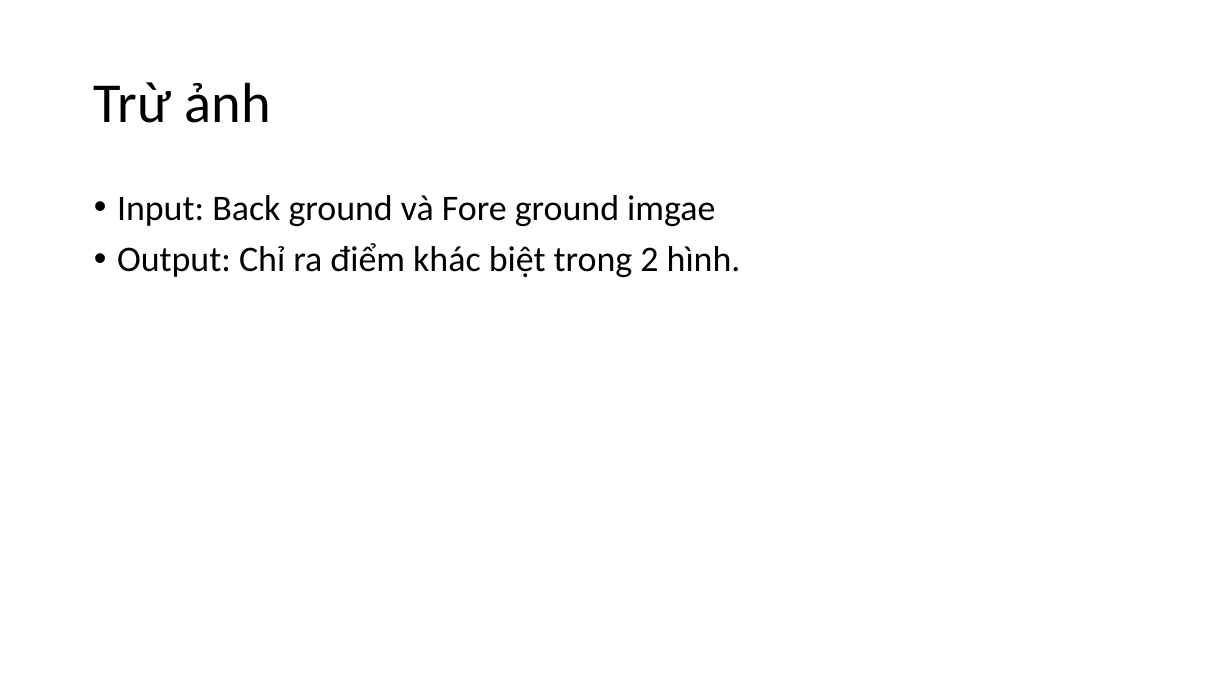
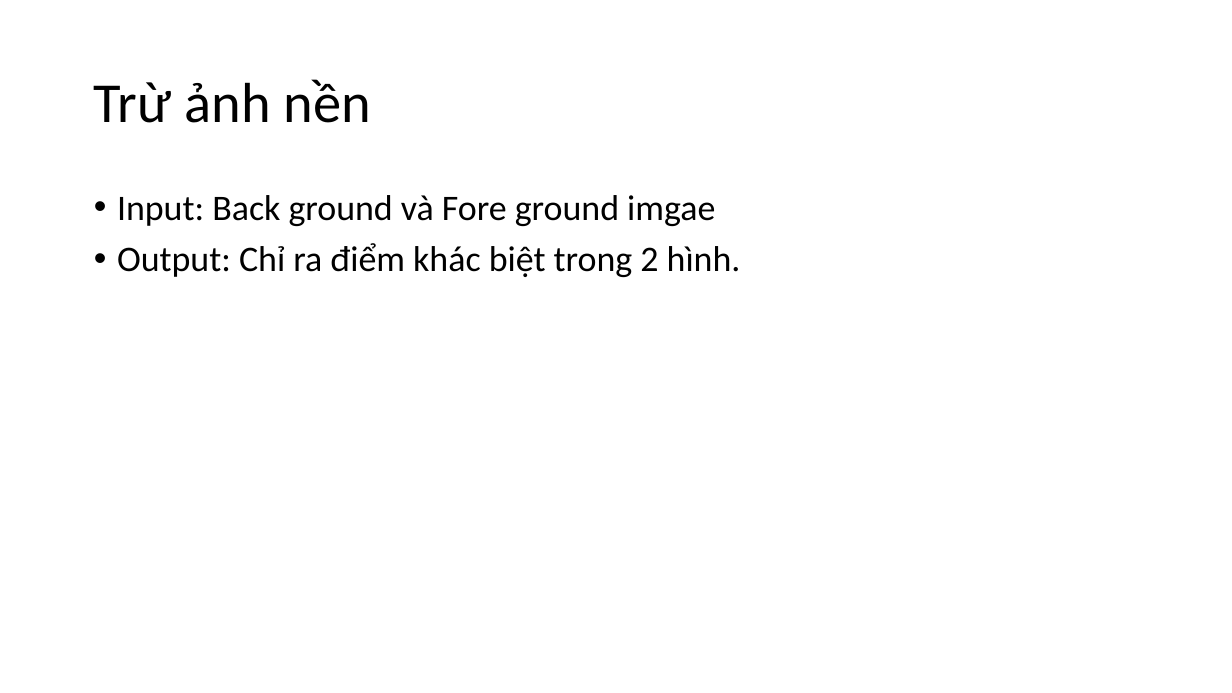
Before and after one commit to levinhhoang16/PyOpenCVCourse, a slide deck: slide 32 of Lecture/OpenCVCoban.pptx. Drawn at 1232x693 pixels with LibreOffice and Linux fonts; fonts in the diff are those of the drawing. Boxes give left, top, right and bottom in pixels: in the first picture for what was removed or moved away, otherwise in the second. Text is boxed around its words. In the diff, an @@ line names an element or a change of style, - is before the commit and + after.

Commit message:
Update Lecture

```diff
--- a/Lecture/OpenCVCoban.pptx
+++ b/Lecture/OpenCVCoban.pptx
@@ title at box(94, 79, 370, 123): text changed @@
-Trừ ảnh
+Trừ ảnh nền
```
Also in this commit, not shown: 1 other slide changed, 4 slides added, 1 other file.
